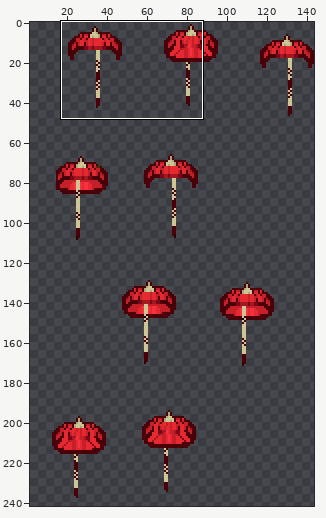
Sprite sheet -- data/sprites/outfit/detail/detail_007.png. The picture above shows the old version from afar; the outline marks the close-up.
Close-up. The starting point:
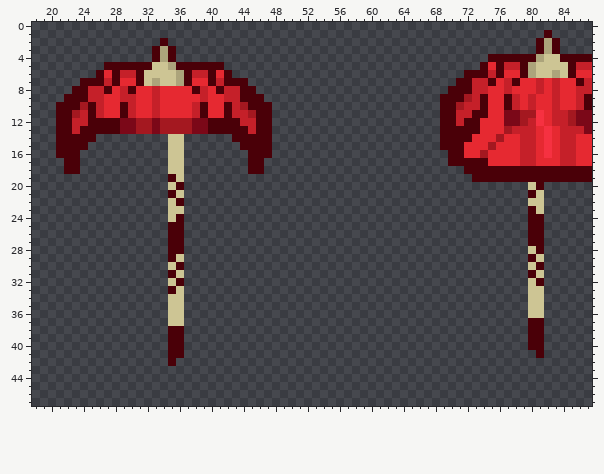
The file is 144x256 pixels. Shown: x 18..87, y 0..47. The old version is drawn lined up with the new one. The wide view leaves out empty margins. The commit also changed other parts of the picture, which this record leaves out.
After:
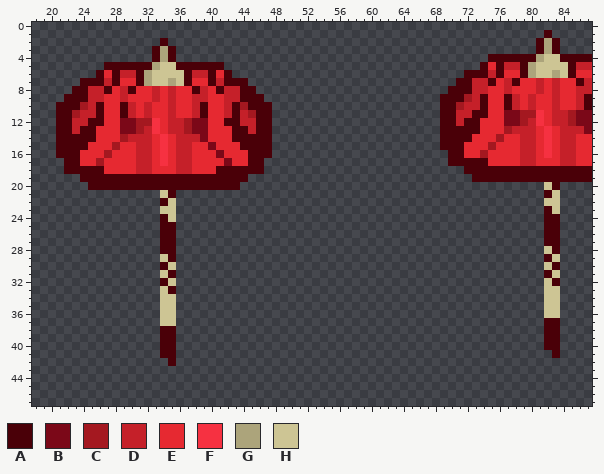
Palette (. is transparent): A #4a0008  B #7b0818  C #a41820  D #c52029  E #e62931  F #f63141  G #aca47b  H #cdc594
Difference:
drawings rearranged on the sheet (the old picture shows each at its new place; 3 dropped ones are not shown)
Changed rows in their new state; - is an unchanged pixel.
first column x 24:
 5 ---------G-H------------------------------------------------
 6 --------G---H-----------------------------------------------
 7 --------GH-GH-----------------------------------------------
 8 -----------D------------------------------------------------
 9 ------E----D--D---------------------------------------------
10 -DA-----DE-D------DA----------------------------------------
11 -DA-----DE-D------DA----------------------------------------
12 ---EE----FEDD---EE------------------------------------------
13 --EEE---DFEDD---EEE-----------------------------------------
14 --EEECDDDEFEDDDBEEE-----------------------------------------
15 -EEECEEDDEFEDDEEBEEE----------------------------------------
16 EEECEEEDDEFEDDEEEBEEE---------------------------------------
17 EECEEEEDDEFEDDEEEEBEE---------------------------------------
18 AAAEEEEDDEEEDDEEEAAAA---------------------------------------
19 AAAAAAAAAAA-AAAAAAAAA---------------------------------------
20 -AAAAAAAAAAA-AAAAAAA------------------------------------..HA
21 ----------H-.-------------------------------------------..AH
22 ----------A-.-------------------------------------------..HH
23 ----------H-.-------------------------------------------..AH
24 ----------A-.-------------------------------------------..AA
25 ----------A-.-------------------------------------------..AA
26 ----------A-.-------------------------------------------..AA
27 ----------A-.-------------------------------------------..AA
28 ----------A-.-------------------------------------------..HA
29 ----------H-.-------------------------------------------..AH
30 ----------A-.-------------------------------------------..HA
31 ----------H-.-------------------------------------------..AH
32 ----------A-.-------------------------------------------..HA
33 ----------H-.-------------------------------------------..HH
34 ----------H-.-------------------------------------------..HH
35 ----------H-.-------------------------------------------..HH
36 ----------H-.-------------------------------------------..HH
37 ----------H-.-------------------------------------------..AA
38 ----------A-.-------------------------------------------..AA
39 ----------A-.-------------------------------------------..AA
40 ----------A-.-------------------------------------------..AA
41 ----------A-.--------------------------------------------.-A
Where, in picture pixels (left, top, right, bottom), the same in both close-ups:
changed: (80, 62, 248, 358)
changed: (528, 182, 560, 358)
